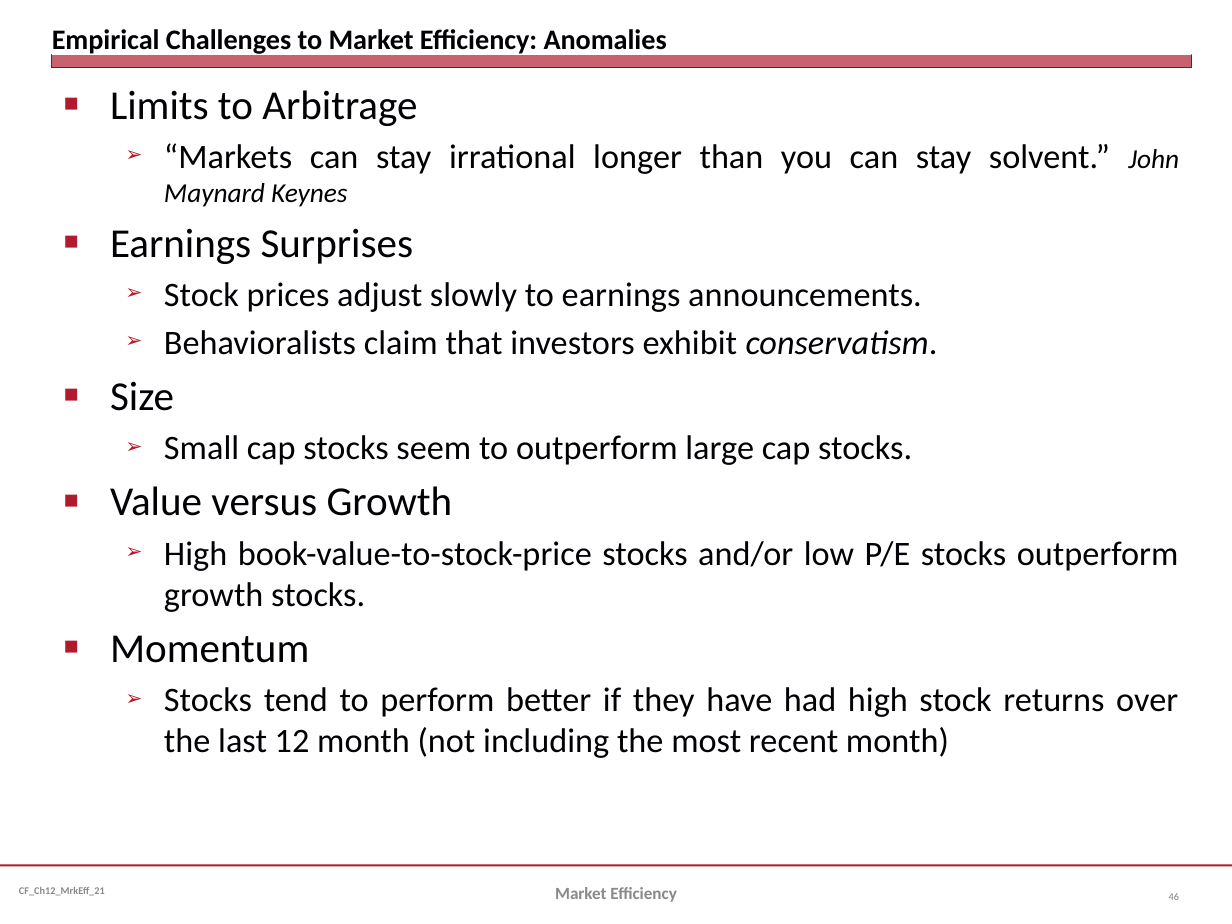
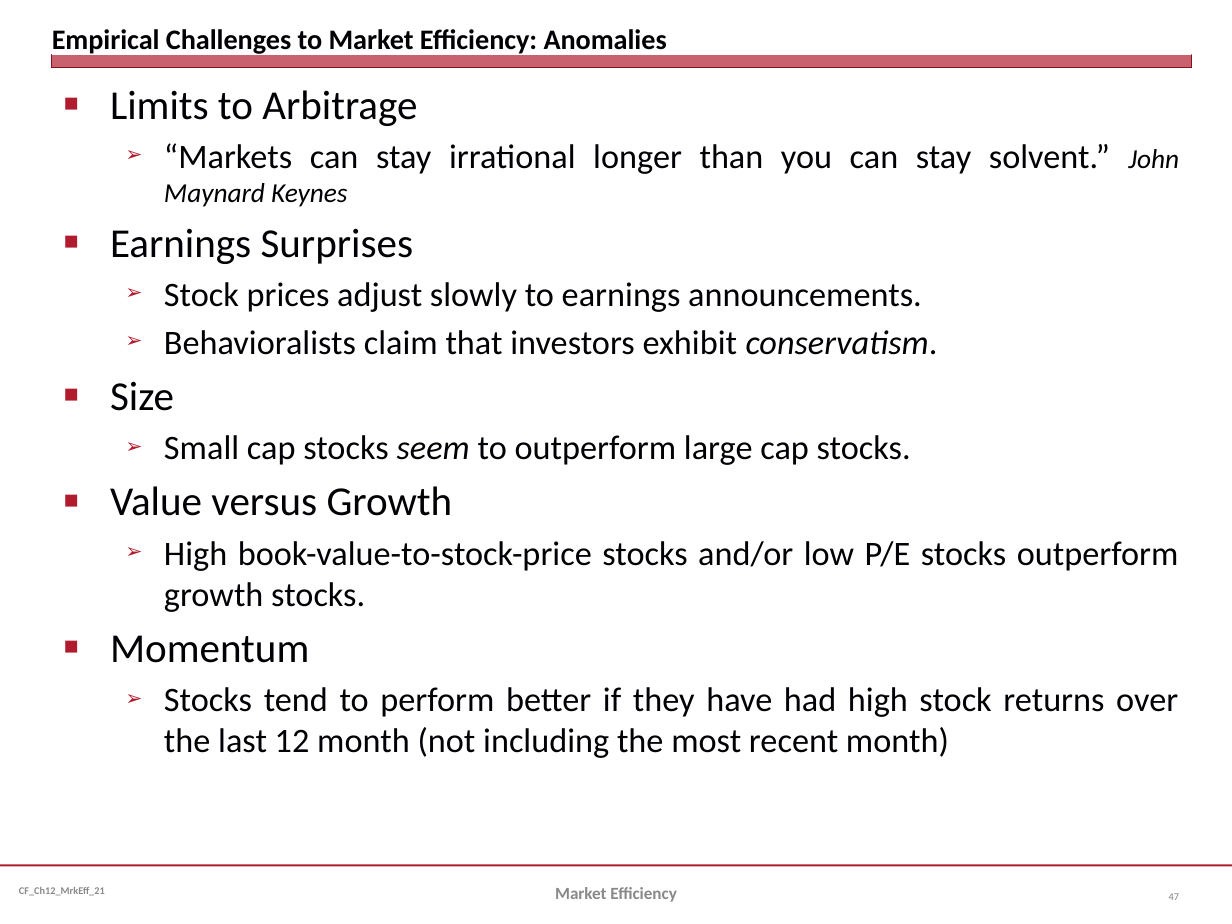
Before and after one commit to jmc877/Corporate-Finance, a slide deck: slide 47 of slides/CF_Ch12_MrkEff_21.pptx (slide 46 before the commit). Drawn at 1232x924 pixels with LibreOffice and Linux fonts; fonts in the diff are those of the drawing. Boxes give left, top, right and bottom in pixels: in the first picture for what was removed or moved away, otherwise in the second. Text is boxed around its words. In the diff, an @@ line names an element or a change of style, - is before the commit and + after.

```diff
--- a/slides/CF_Ch12_MrkEff_21.pptx
+++ b/slides/CF_Ch12_MrkEff_21.pptx
@@ text "Limits to Arbitrage" at (110,90,1179,758): italic on in "seem" @@
@@ page number at (1169,893,1179,900): text changed @@
-46
+47
```
Also in this commit, not shown: 4 other slides changed, 1 slide added, 1 slide removed, 4 other files.
